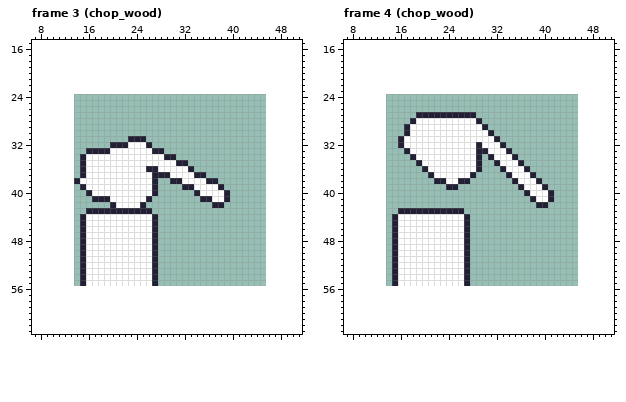
Edited in one commit: pixel-art file (art/things.ase). That is the earlier state.
32x32 pixels, 17 frames. Shown: frame 3 (chop_wood): x 7..51, y 15..63; frame 4 (chop_wood): x 7..51, y 15..63. The old version is drawn lined up with the new one, on the new canvas. The commit also changed other frames, which this record leaves out.
Once edited:
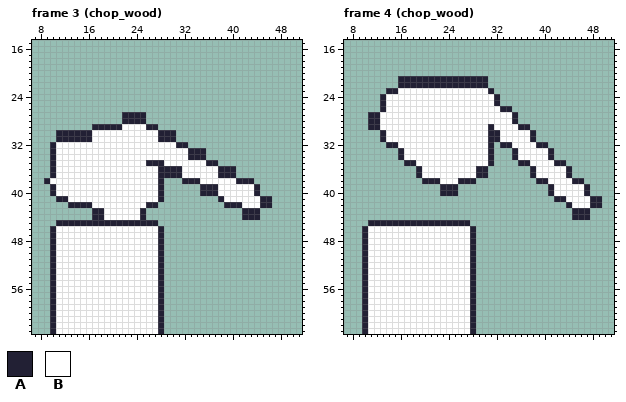
Palette (. is transparent): A #222034  B #ffffff
From old to new:
canvas 32x32 -> 64x64, the old top-left corner now at 14,24
--- frame 3 (chop_wood)
@@ x 7..51 @@
 26 .............................................
-27 .............................................
-28 .............................................
-29 .............................................
-30 .............................................
-31 ................AAA..........................
-32 .............AAABBBA.........................
-33 .........AAAABBBBBBBAA.......................
-34 ........ABBBBBBBBBBBBBAA.....................
-35 ........ABBBBBBBBBBBBBBBAA...................
-36 ........ABBBBBBBBBBAABBBBBA..................
-37 ........ABBBBBBBBBBBAAABBBBAA................
-38 .......ABBBBBBBBBBBBA..AABBBBAA..............
-39 ........ABBBBBBBBBBBA....AABBBBA.............
-40 .........ABBBBBBBBBBA......ABBBBA............
-41 ..........AAABBBBBBA........AABBA............
-42 .............ABBBBA...........AA.............
-43 .........AAAAAAAAAAA.........................
-44 ........ABBBBBBBBBBBA........................
-45 ........ABBBBBBBBBBBA........................
-46 ........ABBBBBBBBBBBA........................
-47 ........ABBBBBBBBBBBA........................
-48 ........ABBBBBBBBBBBA........................
-49 ........ABBBBBBBBBBBA........................
-50 ........ABBBBBBBBBBBA........................
-51 ........ABBBBBBBBBBBA........................
-52 ........ABBBBBBBBBBBA........................
-53 ........ABBBBBBBBBBBA........................
-54 ........ABBBBBBBBBBBA........................
-55 ........ABBBBBBBBBBBA........................
-56 .............................................
-57 .............................................
-58 .............................................
-59 .............................................
-60 .............................................
-61 .............................................
-62 .............................................
-63 .............................................
+27 ...............AAAA..........................
+28 ...............AAAA..........................
+29 ..........AAAAABBBBAA........................
+30 ....AAAAAABBBBBBBBBBBAAA.....................
+31 ....AAAAAABBBBBBBBBBBAAA.....................
+32 ...ABBBBBBBBBBBBBBBBBBBBAA...................
+33 ...ABBBBBBBBBBBBBBBBBBBBBBAAA................
+34 ...ABBBBBBBBBBBBBBBBBBBBBBAAA................
+35 ...ABBBBBBBBBBBBBBBAAABBBBBBBAA..............
+36 ...ABBBBBBBBBBBBBBBBBAAAABBBBBBAAA...........
+37 ...ABBBBBBBBBBBBBBBBBAAAABBBBBBAAA...........
+38 ..ABBBBBBBBBBBBBBBBBBA...AAABBBBBBAAA........
+39 ...ABBBBBBBBBBBBBBBBBA......AAABBBBBBA.......
+40 ...ABBBBBBBBBBBBBBBBBA......AAABBBBBBA.......
+41 ....AABBBBBBBBBBBBBBBA.........ABBBBBBAA.....
+42 ......AAAABBBBBBBBBAA...........AAABBBAA.....
+43 ..........AABBBBBBA................AAA.......
+44 ..........AABBBBBBA................AAA.......
+45 ....AAAAAAAAAAAAAAAAA........................
+46 ...ABBBBBBBBBBBBBBBBBA.......................
+47 ...ABBBBBBBBBBBBBBBBBA.......................
+48 ...ABBBBBBBBBBBBBBBBBA.......................
+49 ...ABBBBBBBBBBBBBBBBBA.......................
+50 ...ABBBBBBBBBBBBBBBBBA.......................
+51 ...ABBBBBBBBBBBBBBBBBA.......................
+52 ...ABBBBBBBBBBBBBBBBBA.......................
+53 ...ABBBBBBBBBBBBBBBBBA.......................
+54 ...ABBBBBBBBBBBBBBBBBA.......................
+55 ...ABBBBBBBBBBBBBBBBBA.......................
+56 ...ABBBBBBBBBBBBBBBBBA.......................
+57 ...ABBBBBBBBBBBBBBBBBA.......................
+58 ...ABBBBBBBBBBBBBBBBBA.......................
+59 ...ABBBBBBBBBBBBBBBBBA.......................
+60 ...ABBBBBBBBBBBBBBBBBA.......................
+61 ...ABBBBBBBBBBBBBBBBBA.......................
+62 ...ABBBBBBBBBBBBBBBBBA.......................
+63 ...ABBBBBBBBBBBBBBBBBA.......................
--- frame 4 (chop_wood)
@@ x 7..51 @@
 20 .............................................
-21 .............................................
-22 .............................................
-23 .............................................
-24 .............................................
-25 .............................................
-26 .............................................
-27 ............AAAAAAAAAA.......................
-28 ...........ABBBBBBBBBBA......................
-29 ..........ABBBBBBBBBBBBA.....................
-30 ..........ABBBBBBBBBBBBBA....................
-31 .........ABBBBBBBBBBBBBBBA...................
-32 .........ABBBBBBBBBBBBABBBA..................
-33 ..........ABBBBBBBBBBBAABBBA.................
-34 ...........ABBBBBBBBBBA.ABBBA................
-35 ............ABBBBBBBBBA..ABBBA...............
-36 .............ABBBBBBBBA...ABBBA..............
-37 ..............ABBBBBBA.....ABBBA.............
-38 ...............AABBAA.......ABBBA............
-39 .................AA..........ABBBA...........
-40 ..............................ABBBA..........
-41 ...............................ABBA..........
-42 ................................AA...........
-43 .........AAAAAAAAAAA.........................
-44 ........ABBBBBBBBBBBA........................
-45 ........ABBBBBBBBBBBA........................
-46 ........ABBBBBBBBBBBA........................
-47 ........ABBBBBBBBBBBA........................
-48 ........ABBBBBBBBBBBA........................
-49 ........ABBBBBBBBBBBA........................
-50 ........ABBBBBBBBBBBA........................
-51 ........ABBBBBBBBBBBA........................
-52 ........ABBBBBBBBBBBA........................
-53 ........ABBBBBBBBBBBA........................
-54 ........ABBBBBBBBBBBA........................
-55 ........ABBBBBBBBBBBA........................
-56 .............................................
-57 .............................................
-58 .............................................
-59 .............................................
-60 .............................................
-61 .............................................
-62 .............................................
-63 .............................................
+21 .........AAAAAAAAAAAAAAA.....................
+22 .........AAAAAAAAAAAAAAA.....................
+23 .......AABBBBBBBBBBBBBBBA....................
+24 ......ABBBBBBBBBBBBBBBBBBA...................
+25 ......ABBBBBBBBBBBBBBBBBBA...................
+26 ......ABBBBBBBBBBBBBBBBBBBAA.................
+27 ....AABBBBBBBBBBBBBBBBBBBBBBA................
+28 ....AABBBBBBBBBBBBBBBBBBBBBBA................
+29 ....AABBBBBBBBBBBBBBBBBBABBBBAA..............
+30 ......ABBBBBBBBBBBBBBBBBAABBBBBA.............
+31 ......ABBBBBBBBBBBBBBBBBAABBBBBA.............
+32 .......AABBBBBBBBBBBBBBBA.AABBBBAA...........
+33 .........ABBBBBBBBBBBBBBA...ABBBBBA..........
+34 .........ABBBBBBBBBBBBBBA...ABBBBBA..........
+35 ..........AABBBBBBBBBBBBA....AABBBBAA........
+36 ............ABBBBBBBBBAA.......ABBBBBA.......
+37 ............ABBBBBBBBBAA.......ABBBBBA.......
+38 .............AAABBBAAA..........AABBBBAA.....
+39 ................AAA...............ABBBBBA....
+40 ................AAA...............ABBBBBA....
+41 ...................................AABBBBAA..
+42 .....................................ABBBAA..
+43 ......................................AAA....
+44 ......................................AAA....
+45 ....AAAAAAAAAAAAAAAAA........................
+46 ...ABBBBBBBBBBBBBBBBBA.......................
+47 ...ABBBBBBBBBBBBBBBBBA.......................
+48 ...ABBBBBBBBBBBBBBBBBA.......................
+49 ...ABBBBBBBBBBBBBBBBBA.......................
+50 ...ABBBBBBBBBBBBBBBBBA.......................
+51 ...ABBBBBBBBBBBBBBBBBA.......................
+52 ...ABBBBBBBBBBBBBBBBBA.......................
+53 ...ABBBBBBBBBBBBBBBBBA.......................
+54 ...ABBBBBBBBBBBBBBBBBA.......................
+55 ...ABBBBBBBBBBBBBBBBBA.......................
+56 ...ABBBBBBBBBBBBBBBBBA.......................
+57 ...ABBBBBBBBBBBBBBBBBA.......................
+58 ...ABBBBBBBBBBBBBBBBBA.......................
+59 ...ABBBBBBBBBBBBBBBBBA.......................
+60 ...ABBBBBBBBBBBBBBBBBA.......................
+61 ...ABBBBBBBBBBBBBBBBBA.......................
+62 ...ABBBBBBBBBBBBBBBBBA.......................
+63 ...ABBBBBBBBBBBBBBBBBA.......................
